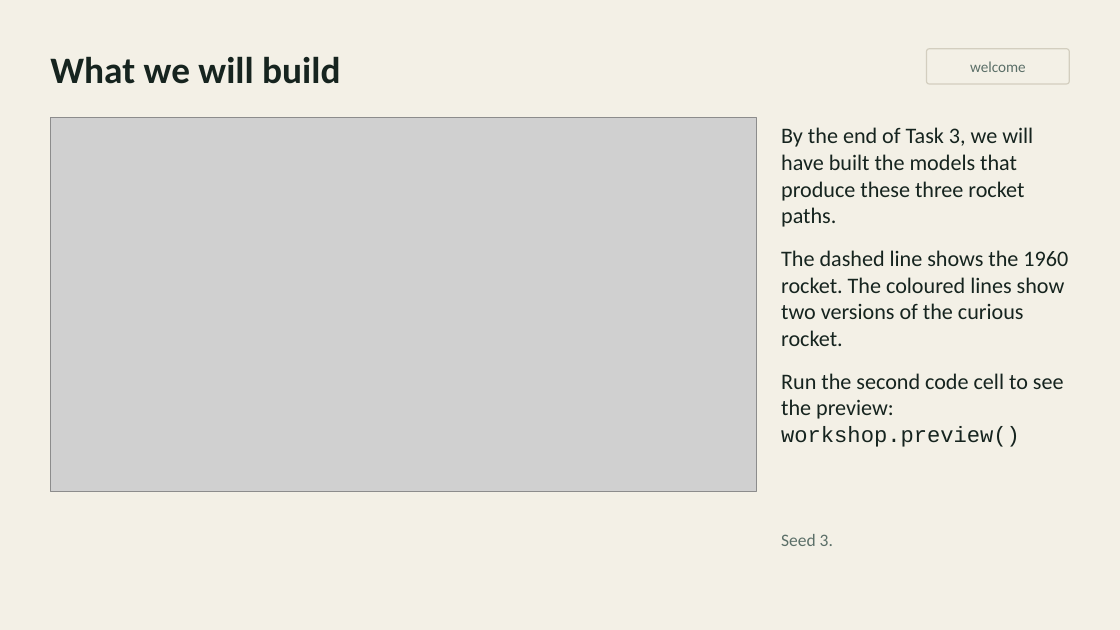
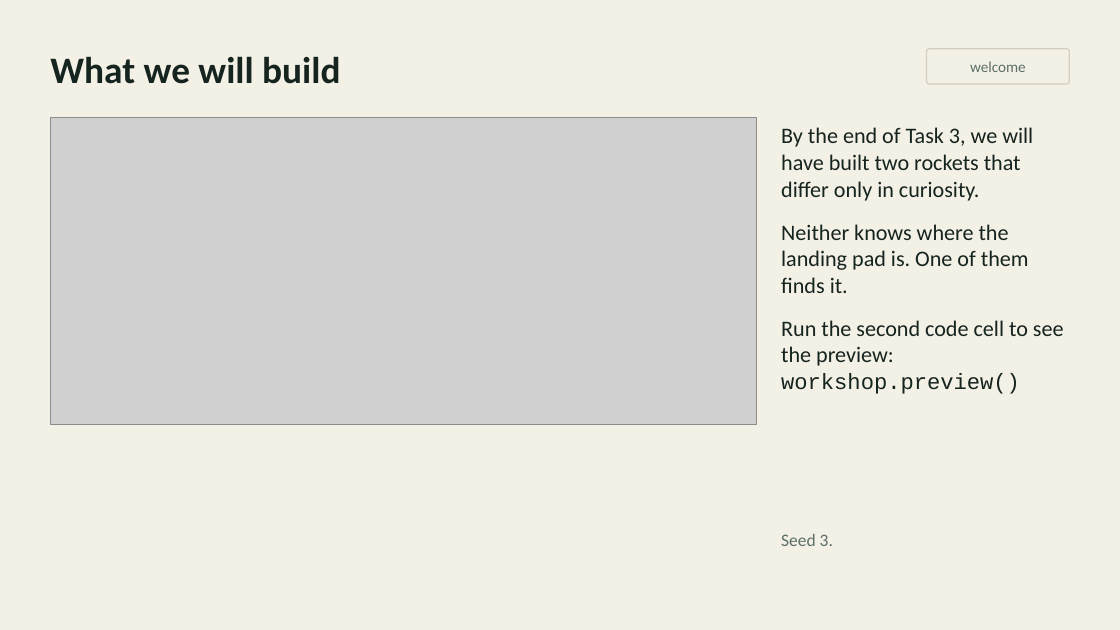
Before and after one commit to inferogenesis/cpomdp-workshop, a slide deck: slide 6 of deck/cpomdp_symposium_2026.pptx. Drawn at 1120x630 pixels with LibreOffice and Linux fonts; fonts in the diff are those of the drawing; grey boxes stand for pictures. Boxes give left, top, right and bottom in pixels: in the first picture for what was removed or moved away, otherwise in the second. Text is boxed around its words. In the diff, an @@ line names an element or a change of style, - is before the commit and + after.

```diff
--- a/deck/cpomdp_symposium_2026.pptx
+++ b/deck/cpomdp_symposium_2026.pptx
@@ picture: place and size @@
-picture at <box>50,118,756,492</box>
+picture at <box>50,118,756,425</box>
@@ text at <box>781,127,1033,293</box>: text changed @@
-By the end of Task 3, we will have built the models that produce these three rocket paths.
-The dashed line shows the 1960 rocket. The coloured lines show two versions of the curious rocket.
+By the end of Task 3, we will have built two rockets that differ only in curiosity.
+Neither knows where the landing pad is. One of them finds it.
```
Also in this commit, not shown: 5 other slides changed, 3 slides added, 4 slides removed, 5 other files.
